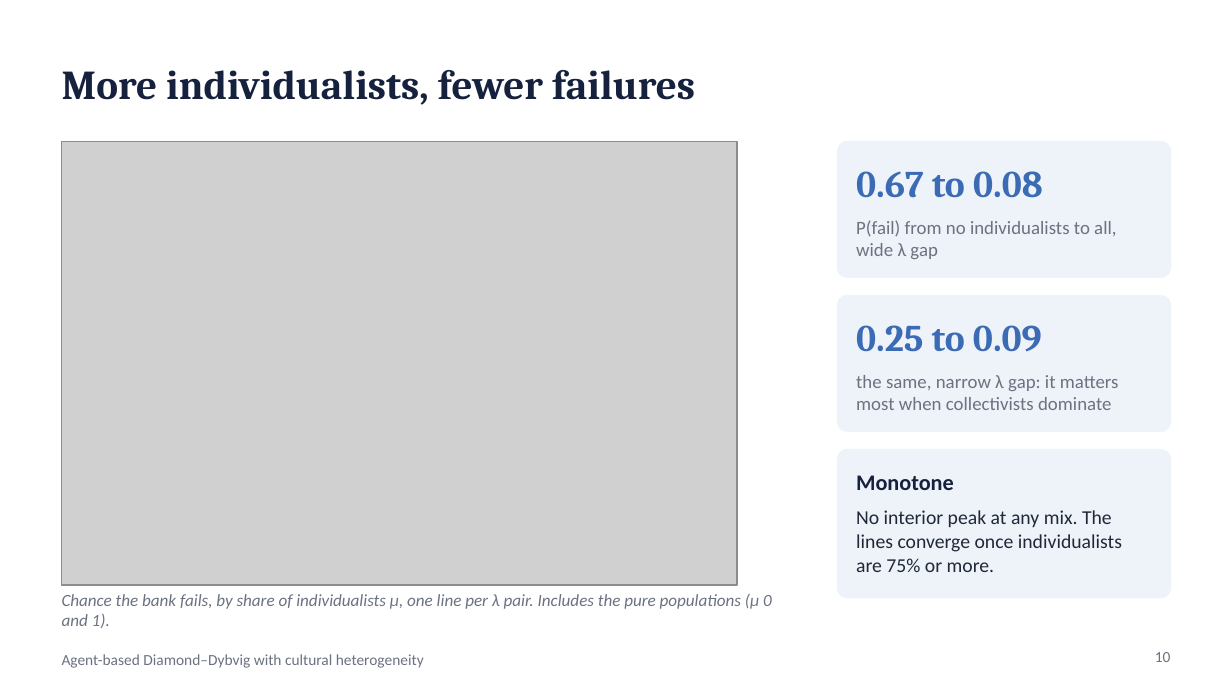
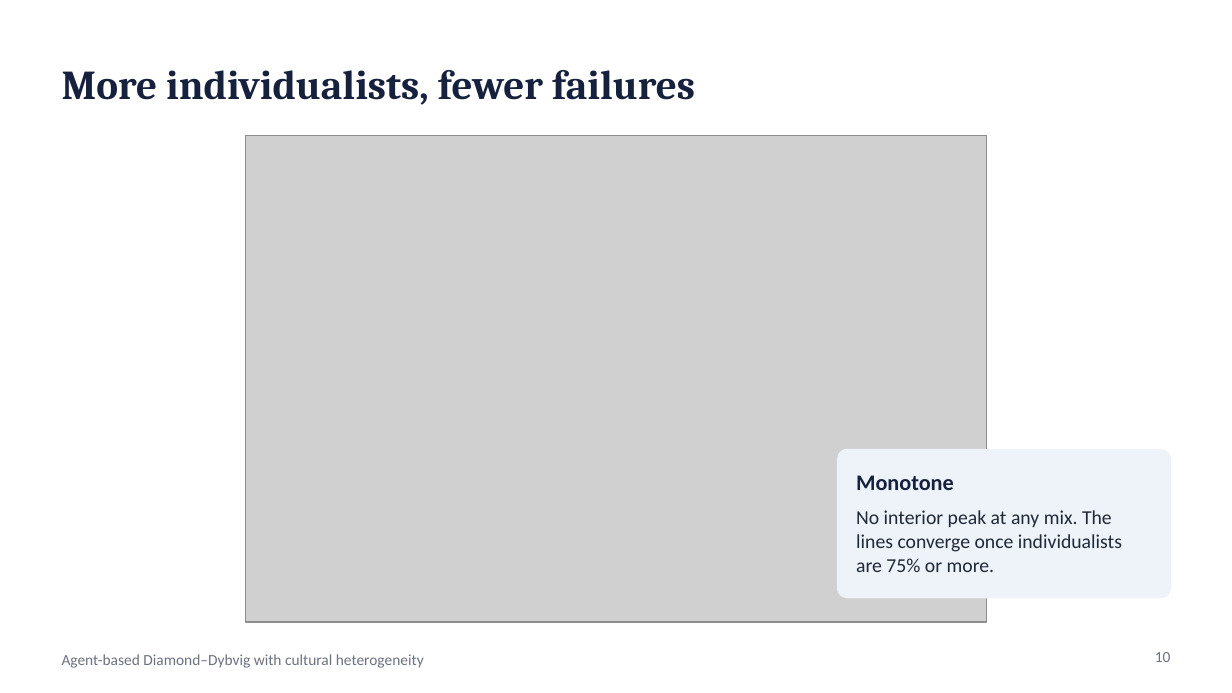
Before and after one commit to wlstover/BankRuns5, a slide deck: slide 10 of docs/deck_2026-10-26_seminar.pptx. Drawn at 1232x693 pixels with LibreOffice and Linux fonts; fonts in the diff are those of the drawing; grey boxes stand for pictures. Boxes give left, top, right and bottom in pixels: in the first picture for what was removed or moved away, otherwise in the second. Text is boxed around its words. In the diff, an @@ line names an element or a change of style, - is before the commit and + after.

```diff
--- a/docs/deck_2026-10-26_seminar.pptx
+++ b/docs/deck_2026-10-26_seminar.pptx
@@ picture: place and size @@
-picture at bbox=[62, 142, 737, 585]
+picture at bbox=[245, 136, 987, 622]
@@ rounded rectangle removed at bbox=[838, 142, 1170, 277] @@
@@ text removed at bbox=[856, 171, 1043, 198] @@
-0.67 to 0.08
@@ text removed at bbox=[856, 220, 1116, 259] @@
-P(fail) from no individualists to all, wide λ gap
@@ rounded rectangle removed at bbox=[838, 296, 1170, 431] @@
@@ text removed at bbox=[856, 325, 1042, 352] @@
-0.25 to 0.09
@@ text removed at bbox=[856, 375, 1119, 410] @@
-the same, narrow λ gap: it matters most when collectivists dominate
@@ text removed at bbox=[62, 594, 772, 628] @@
-Chance the bank fails, by share of individualists μ, one line per λ pair. Includes the pure populations (μ 0 and 1).
```
Also in this commit, not shown: 1 slide added, 1 slide removed, 2 other files.
